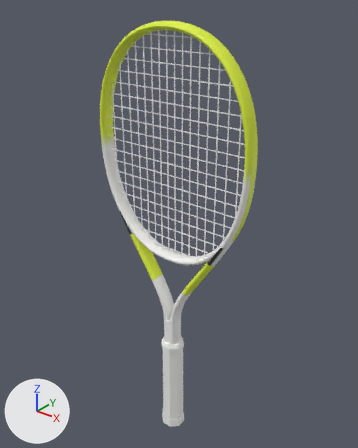
The glTF model assets/realistic/tecnifibre-fire-270-2026.glb: old version first, new version second.
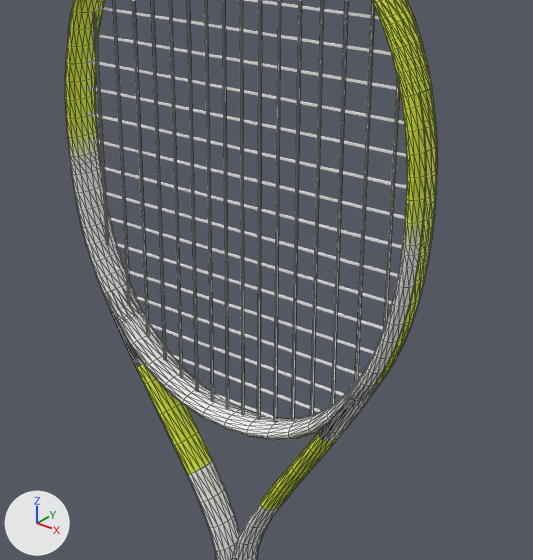
There are two pictures of each version: one whole from a 50 mm lens placed at (0.428, -0.519, 0.728), pointed at (-0.006, 0.025, 0.391), one close up on the part from 20% to 83% of the width and 18% to 71% of the height. The lights are fixed; the arrows at lower left show +X, +Y and +Z. The last two pictures show the newer version. The close-ups show mesh edges as thin lines. Where no turn or scale is listed for an object, it has been applied to the vertices. Vertices at exactly the same position are counted once.

Objects in the first close-up: 'bumper', 'frame', 'grommets', 'strings_crosses', 'strings_mains'.
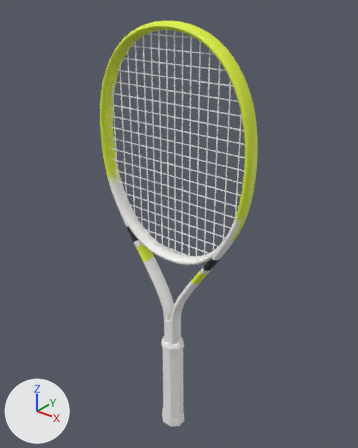
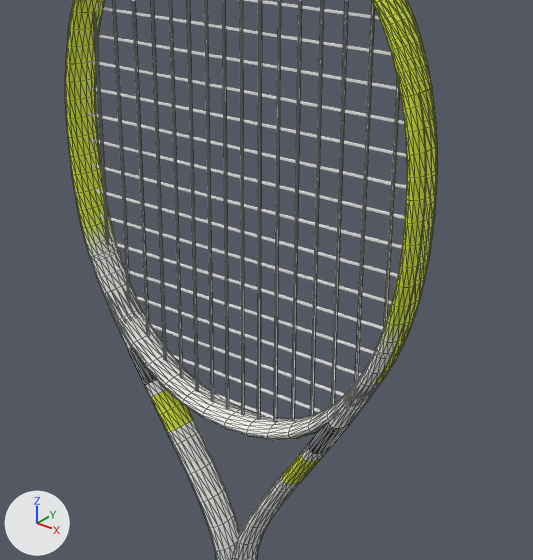
The change in detail:
me_frame is used by ob_frame; location (0.0, 0.0, 0.4319).
me_frame had 1752 vertices, 3444 faces and spanned x -0.134..0.134, y -0.012..0.012, z -0.254..0.254.
me_frame now has 1784 vertices, 3508 faces and spans x -0.134..0.134, y -0.012..0.012, z -0.254..0.254.
me_frame part 1: 128 vertices removed from x -0.133..0.133, y -0.012..0.012, z -0.138..0.066; 160 vertices added at x -0.12..0.12, y -0.012..0.012, z -0.111..0.007.
me_frame part 2: 416 kept faces spanning x -0.134..0.134, y -0.012..0.012, z -0.138..0.097 get new vertex colours.

Where the change shows, as pixel boxes [x1, y1, x2, y2] in the close-ups (533 x 560 px; the box of a moved part takes in the faces that stretch with it):
part 1 of me_frame, moved or reshaped: before [70, 150, 432, 527]; after [86, 236, 407, 492]
part 2 of me_frame, recoloured: [67, 122, 434, 510] in both
